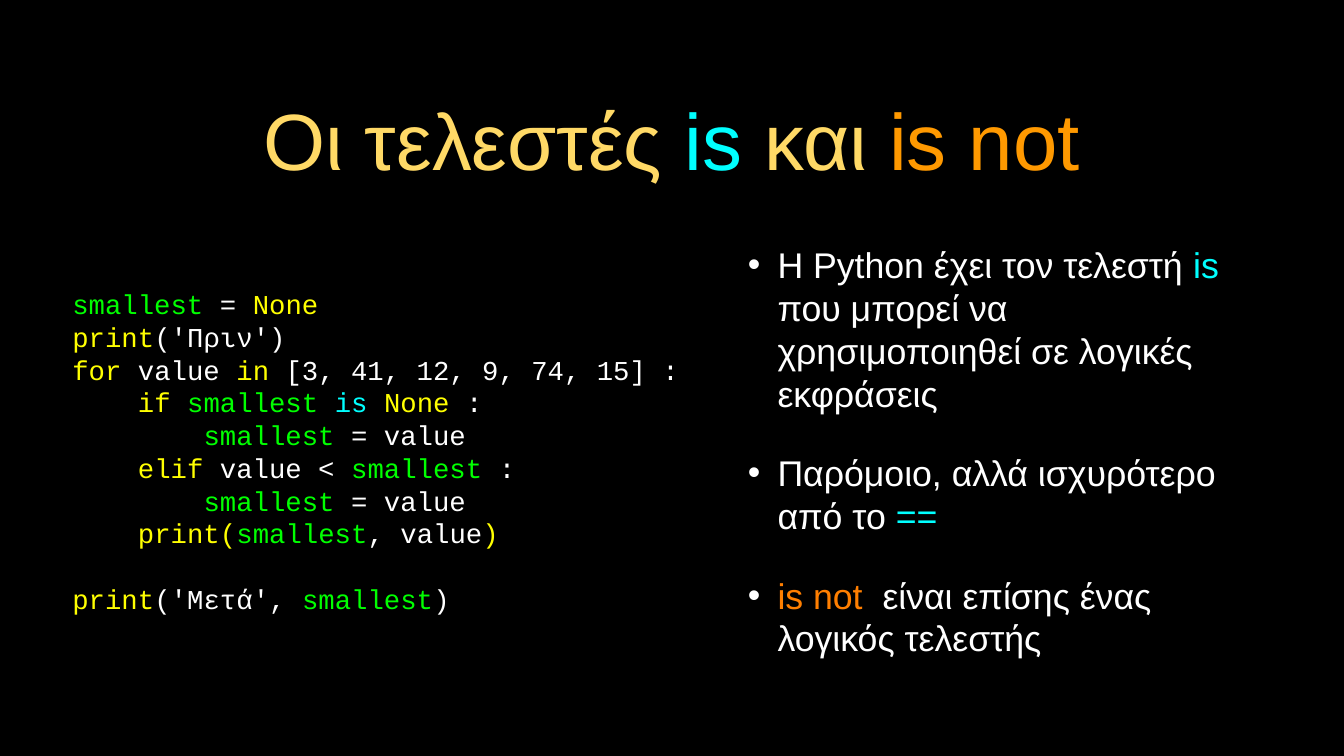
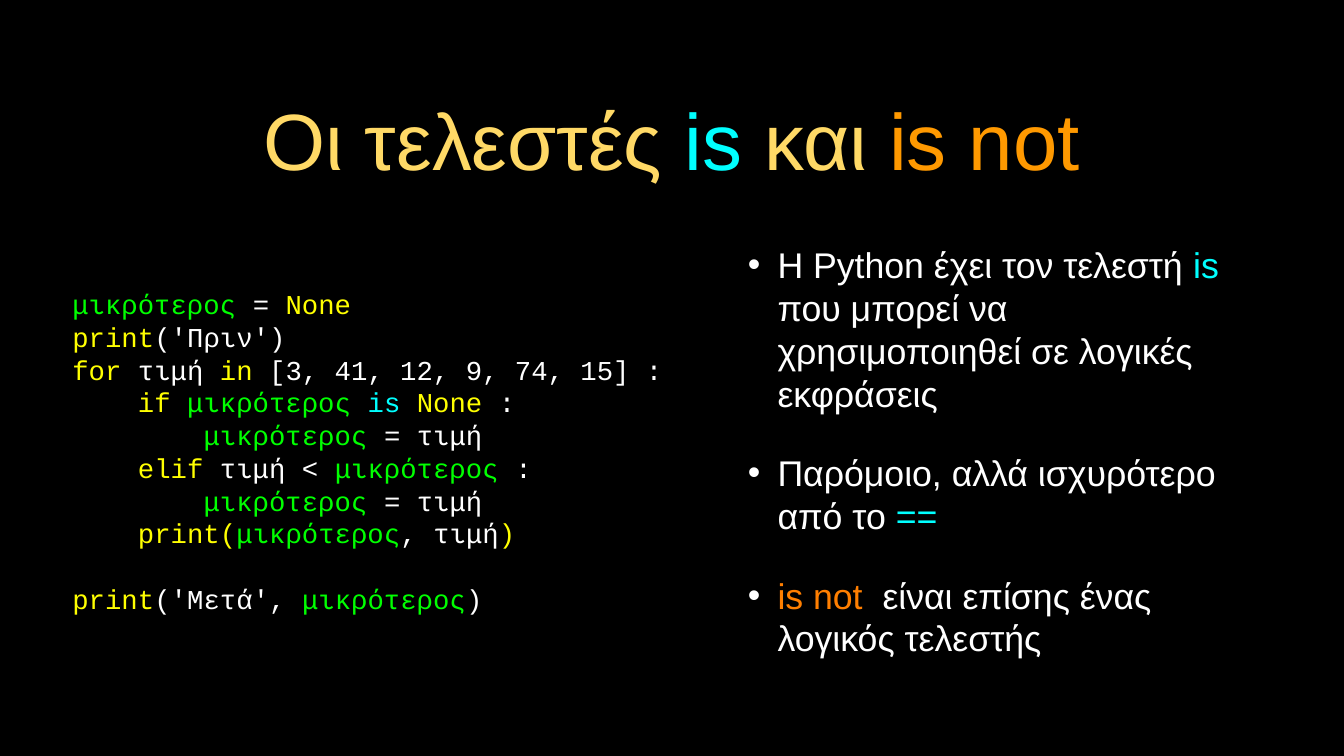
Before and after one commit to csev/py4e, a slide deck: slide 51 of lectures3/gr/Pythonlearn-05-Iterations.pptx. Drawn at 1344x756 pixels with LibreOffice and Linux fonts; fonts in the diff are those of the drawing. Boxes give left, top, right and bottom in pixels: in the first picture for what was removed or moved away, otherwise in the second. Text is boxed around its words. In the diff, an @@ line names an element or a change of style, - is before the commit and + after.

```diff
--- a/lectures3/gr/Pythonlearn-05-Iterations.pptx
+++ b/lectures3/gr/Pythonlearn-05-Iterations.pptx
@@ text at (72,295,352,320): text changed @@
-smallest = None
+μικρότερος = None
@@ text at (72,360,629,615): text changed; text colour #FFFFFF to #00FF00 @@
-for value in [3, 41, 12, 9, 74, 15] :
-if smallest is None :
-smallest = value
-elif value < smallest :
-smallest = value
-print(smallest, value)
-print('Μετά', smallest)
+for τιμή in [3, 41, 12, 9, 74, 15] :
+if μικρότερος is None :
+μικρότερος = τιμή
+elif τιμή < μικρότερος :
+μικρότερος = τιμή
+print(μικρότερος, τιμή)
+print('Μετά', μικρότερος)
```
Also in this commit, not shown: 24 other slides changed, 9 other files.
